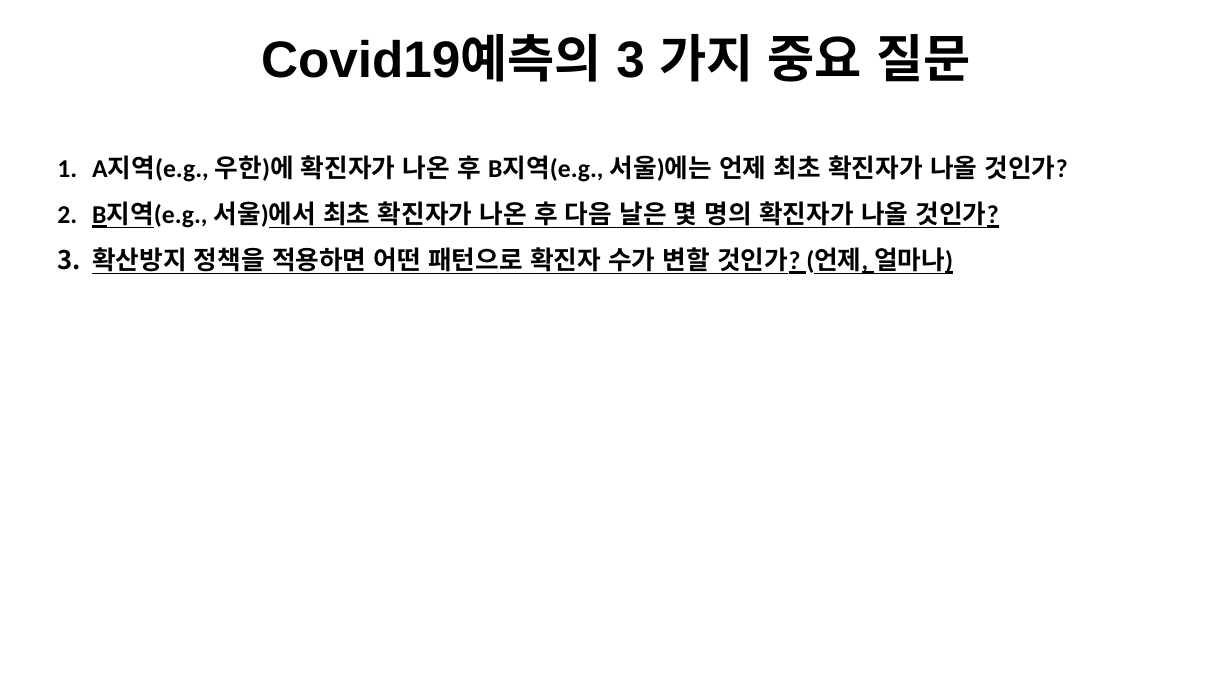
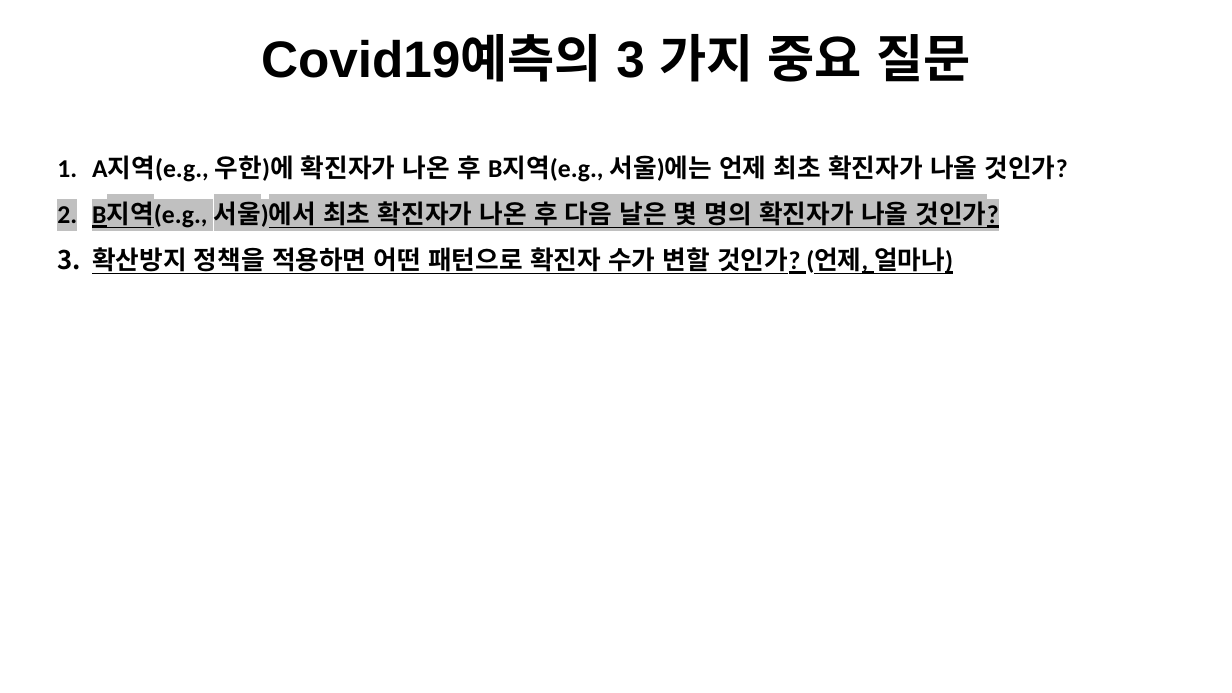
Before and after one commit to pcyoung75/GlobalForecasting, a slide deck: slide 1 of doc/Paper Images.pptx. Drawn at 1232x693 pixels with LibreOffice and Linux fonts; fonts in the diff are those of the drawing. Boxes give left, top, right and bottom in pixels: in the first picture for what was removed or moved away, otherwise in the second. Text is boxed around its words. In the diff, an @@ line names an element or a change of style, - is before the commit and + after.

```diff
--- a/doc/Paper Images.pptx
+++ b/doc/Paper Images.pptx
@@ text at [92, 197, 999, 228]: highlight none to #C0C0C0 in "B지역(e.g., 서울)에서 최초 확진자가 나온 후 다음 ..." @@
```
Also in this commit, not shown: 4 other slides changed, 9 slides added, 5 other files.
